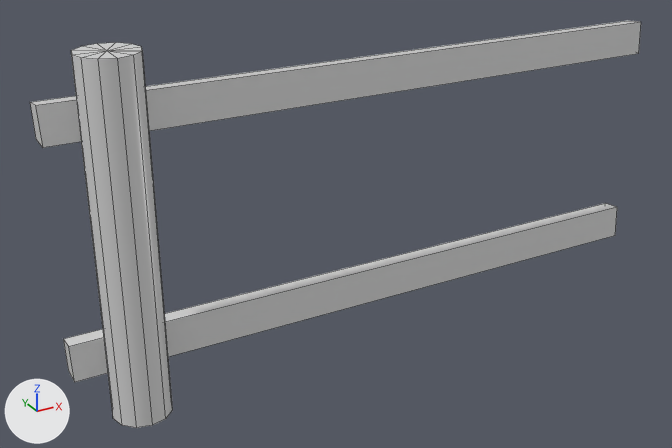
An edit to the FBX model Cluck/CluckContent/Models/chicken_pen_side.fbx, drawn before and after from the same camera.
Rendered twice from a 50 mm camera at (-0.841, -0.786, 0.897) aimed at (-0.107, 0.549, 0.23). Lighting does not change. The marker at lower left points along +X, +Y and +Z. Mesh edges are drawn as thin lines. Where no turn or scale is listed for an object, it has been applied to the vertices.

Objects in the first picture: 'penN'.
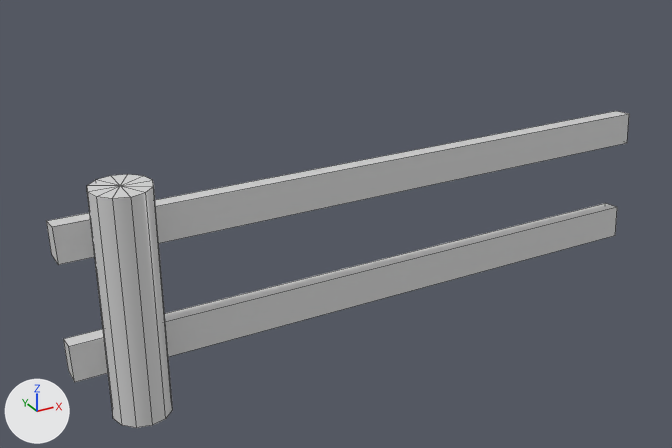
Commit message: resized pen to be lower

Patch to the scene script:
```diff
--- a/Cluck/CluckContent/Models/chicken_pen_side.fbx.py
+++ b/Cluck/CluckContent/Models/chicken_pen_side.fbx.py
@@ me_mesh @@
 me_mesh.from_pydata(...)  # 41 vertices, 36 faces; spans x -0.595..0.596, y 0.45..0.594, z -0.004..0.596
 # used by ob_penn; location = (0.0, 0.0, 0.0)
+# me_mesh part 1: the loose piece of 8 vertices spanning x -0.595..0.595, y 0.553..0.594, z 0.452..0.519 is moved by (0.0, 0.0, -0.19)
+# me_mesh part 2: the loose piece of 25 vertices spanning x -0.549..-0.449, y 0.45..0.55, z -0.004..0.596 is scaled about its middle by (1, 1, 0.662), then moved by (0.0, 0.0, -0.101)
 me_mesh.materials.append(mat_penn)
```

Where the change shows, as pixel boxes [x1, y1, x2, y2] in the pictures (672 x 448 px; the box of a moved part takes in the faces that stretch with it):
'penN', reshaped (22% shorter)
    before: [30, 20, 641, 428]
    after: [46, 111, 629, 428]
part 1 of me_mesh, moved or reshaped
    before: [30, 20, 641, 148]
    after: [46, 111, 629, 265]
part 2 of me_mesh, moved or reshaped
    before: [71, 43, 173, 428]
    after: [87, 174, 173, 428]
